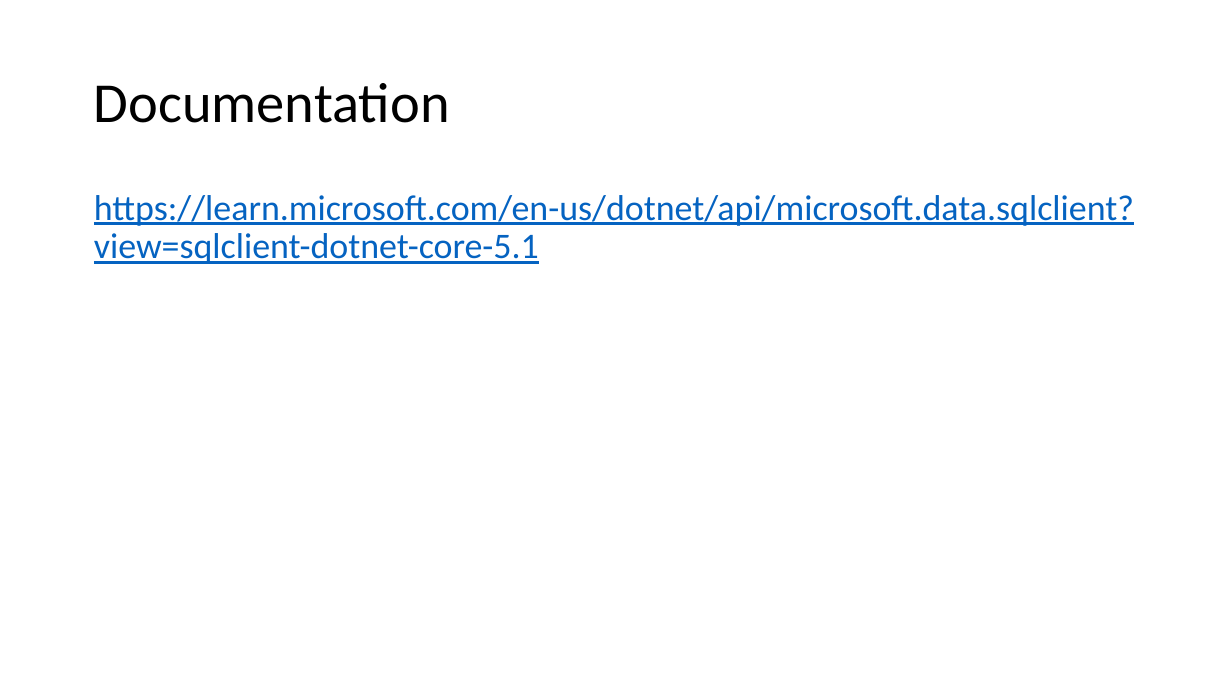
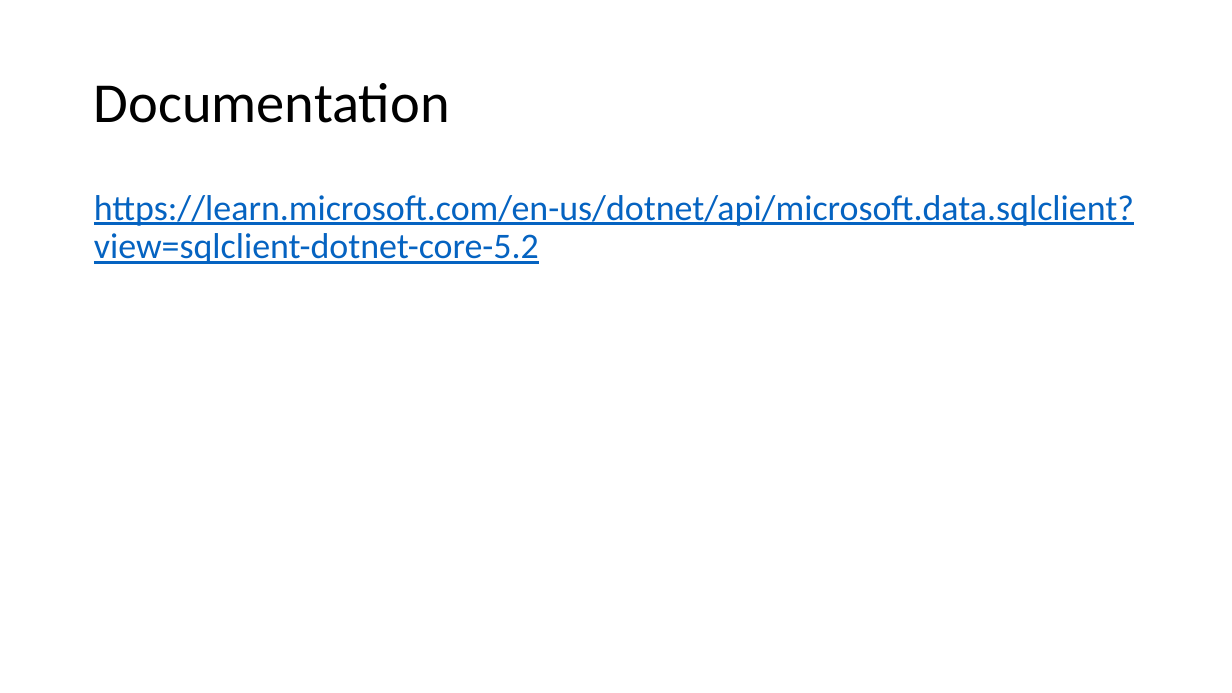
Before and after one commit to perslaursen/OOProg22, a slide deck: slide 19 of Chap/ADONet/Presentations/ADONetEssentials.pptx. Drawn at 1232x693 pixels with LibreOffice and Linux fonts; fonts in the diff are those of the drawing. Boxes give left, top, right and bottom in pixels: in the first picture for what was removed or moved away, otherwise in the second. Text is boxed around its words. In the diff, an @@ line names an element or a change of style, - is before the commit and + after.

```diff
--- a/Chap/ADONet/Presentations/ADONetEssentials.pptx
+++ b/Chap/ADONet/Presentations/ADONetEssentials.pptx
@@ text at (94,195,1134,264): text changed @@
-https://learn.microsoft.com/en-us/dotnet/api/microsoft.data.sqlclient?view=sqlclient-dotnet-core-5.1
+https://learn.microsoft.com/en-us/dotnet/api/microsoft.data.sqlclient?view=sqlclient-dotnet-core-5.2
```
Also in this commit, not shown: 10 other files.
